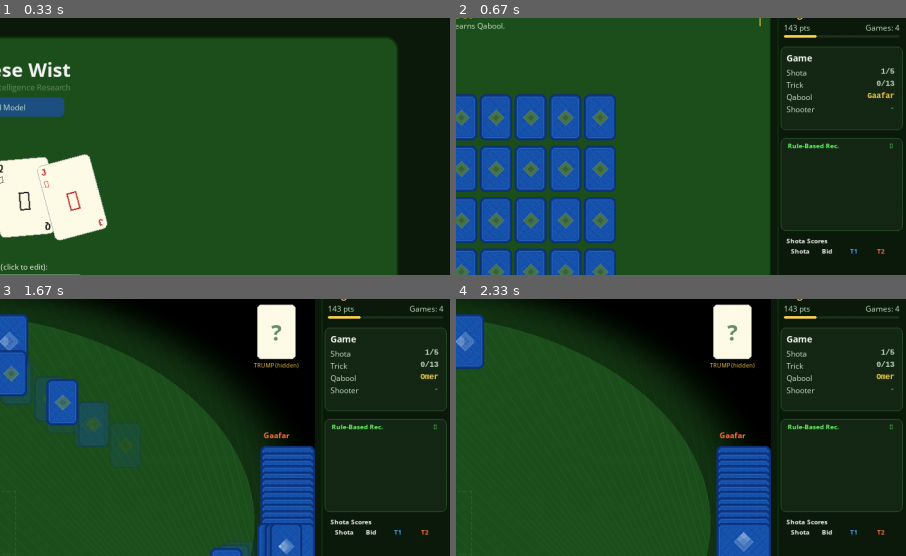
Above: before the commit, frames 1-4 (two rows, left to right).
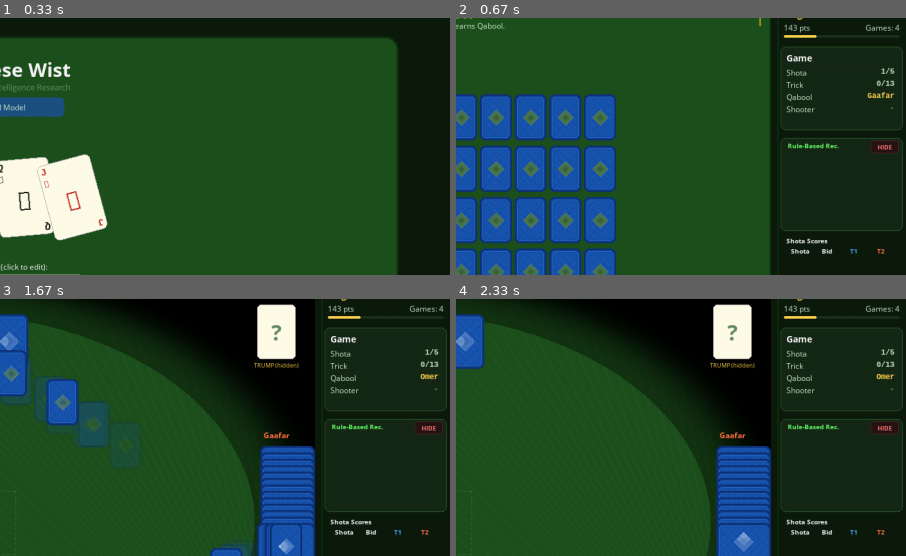
Above: after the commit, the same moments.

Repository: aamagzoub/engineering-intelligence
Game: pygame game, started from gui_wist/main.py
Same seed, same stepped clock (60 frames per second), same inputs: the game is played once before the commit and once after it.
Inputs (mouse positions are % of the whole screen's width and height, from its top left):
- Up to frame 1 (0.33 s): no input
- Up to frame 2 (0.67 s): click "Start Game" at 0.38 s
- Up to frame 3 (1.67 s): click (51, 57) at 0.72 s; click "Restart Game" at 1.05 s; tap Enter at 1.33 s
- Up to frame 4 (2.33 s): click (52, 16) at 1.72 s; click (55, 89) at 2.05 s
The pictures show only the part of the screen within x 50-100%, y 6-56%; the shares and areas given below are measured in that part.

Frame 1 is identical in both runs. In frame 2, 0.1% of the frame differs, in the area x 92-99%, y 47-53%; in frame 3, 0.1%; in frame 4, 0.1%.

Commit message:
fix: make HIDE button bigger, red, and clearly labeled
Was a tiny 24x18 eye icon that's easy to miss. Now a 44x20 red 'HIDE'
button in the top-right of the recommendation box with hover effect.

Diff:
--- a/gui_wist/game_screen.py
+++ b/gui_wist/game_screen.py
@@ -2573,20 +2573,23 @@
         pygame.draw.rect(self.screen, (22, 40, 22), ai_box_rect, border_radius=8)
         pygame.draw.rect(self.screen, (45, 90, 45), ai_box_rect, width=1, border_radius=8)
 
-        # Toggle button (eye icon) — top-right of the box.
+        # Toggle button — clearly visible "Hide" / "Hidden" in top-right of box.
         rec_visible = getattr(self, '_rec_visible', True)
         rec_hidden_perm = getattr(self, '_rec_hidden_permanently', False)
-        toggle_rect = pygame.Rect(ai_box_rect.right - 30, y + 3, 24, 18)
+        toggle_w = 44
+        toggle_h = 20
+        toggle_rect = pygame.Rect(ai_box_rect.right - toggle_w - 6, y + 4, toggle_w, toggle_h)
         self._rec_toggle_rect = toggle_rect
         hover_toggle = toggle_rect.collidepoint(pygame.mouse.get_pos())
+
         if not rec_hidden_perm:
-            eye_color = TEXT_GREEN if rec_visible else TEXT_DIM
-            eye_label = "👁" if rec_visible else "—"
-            toggle_bg = (30, 60, 30) if hover_toggle else (22, 40, 22)
+            toggle_bg = (60, 30, 30) if hover_toggle else (40, 20, 20)
             pygame.draw.rect(self.screen, toggle_bg, toggle_rect, border_radius=4)
-            eye_font = pygame.font.SysFont("Segoe UI", 11)
-            eye_surf = eye_font.render(eye_label, True, eye_color)
-            self.screen.blit(eye_surf, eye_surf.get_rect(center=toggle_rect.center))
+            pygame.draw.rect(self.screen, (120, 60, 60) if hover_toggle else (80, 40, 40),
+                             toggle_rect, width=1, border_radius=4)
+            hide_font = pygame.font.SysFont("Segoe UI", 10, bold=True)
+            hide_surf = hide_font.render("HIDE", True, (255, 120, 120))
+            self.screen.blit(hide_surf, hide_surf.get_rect(center=toggle_rect.center))
 
         # Title.
         box_title = "Expert-Model Rec." if self._ai_model_path else "Rule-Based Rec."
